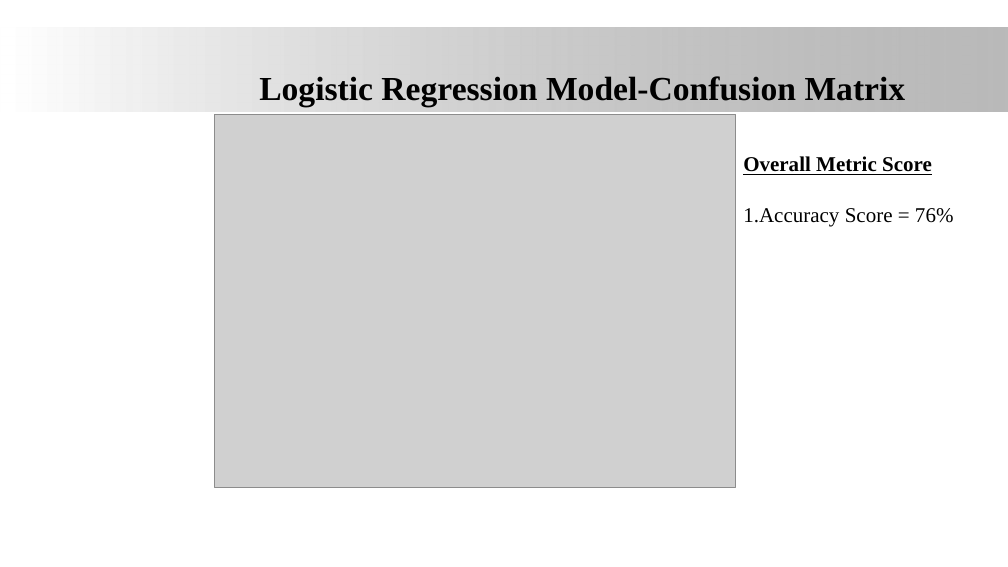
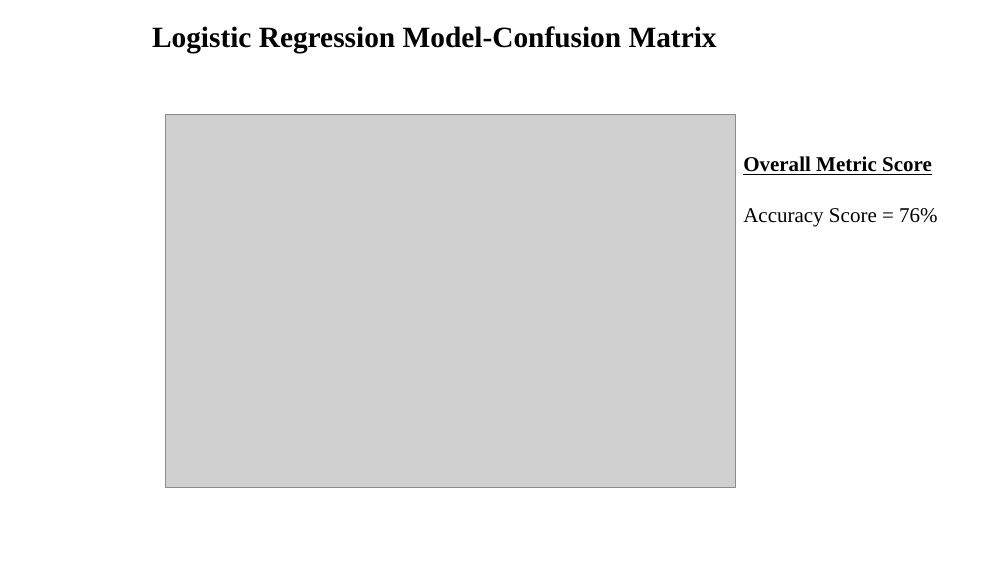
Before and after one commit to James-tech4/JAMES-DSPT08-PHASE-4-PROJECT, a slide deck: slide 12 of presentation.pptx. Drawn at 1008x567 pixels with LibreOffice and Linux fonts; fonts in the diff are those of the drawing; grey boxes stand for pictures; background and template pictures are left out. Boxes give left, top, right and bottom in pixels: in the first picture for what was removed or moved away, otherwise in the second. Text is boxed around its words. In the diff, an @@ line names an element or a change of style, - is before the commit and + after.

```diff
--- a/presentation.pptx
+++ b/presentation.pptx
@@ rectangle removed at (0, 27, 1008, 110) @@
@@ title "Logistic Regression Model-Confusion Matrix": place and size @@
-title "Logistic Regression Model-Confusion Matrix" at (259, 76, 906, 107)
+title "Logistic Regression Model-Confusion Matrix" at (152, 26, 717, 53)
@@ title "Logistic Regression Model-Confusion Matrix" at (152, 26, 717, 53): size 32 to 28 pt; alignment centre to left @@
@@ picture: place and size @@
-picture at (215, 114, 737, 487)
+picture at (166, 114, 736, 487)
@@ text at (743, 208, 938, 227): text changed @@
-1.Accuracy Score = 76%
+Accuracy Score = 76%
```
Also in this commit, not shown: 16 other slides changed, 1 slide removed.
